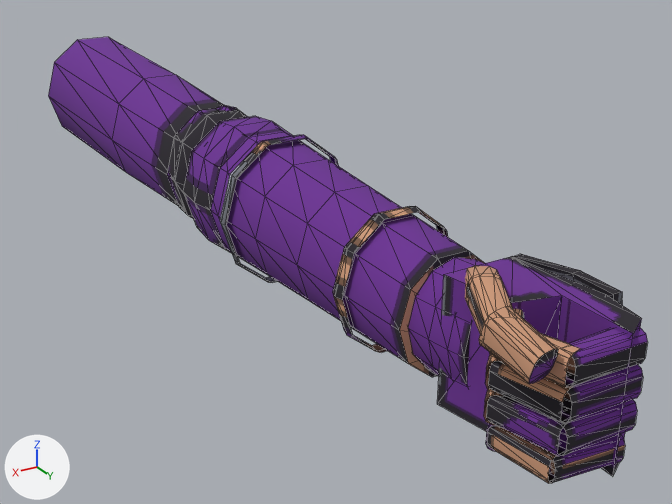
The glTF model templates/models/gauntlets/runebound/runebound_L.glb: old version first, new version second.
One viewpoint serves both versions: a 50 mm lens placed at (0.272, 0.319, 0.22), pointed at (-0.045, -0.209, -0.044). Arrows for +X, +Y and +Z are at lower left; the lights stay in place. The picture after the commit comes second. Mesh edges are drawn as thin lines. Vertices at exactly the same position are counted once.

Objects in the first picture: 'runebound_L mesh'.
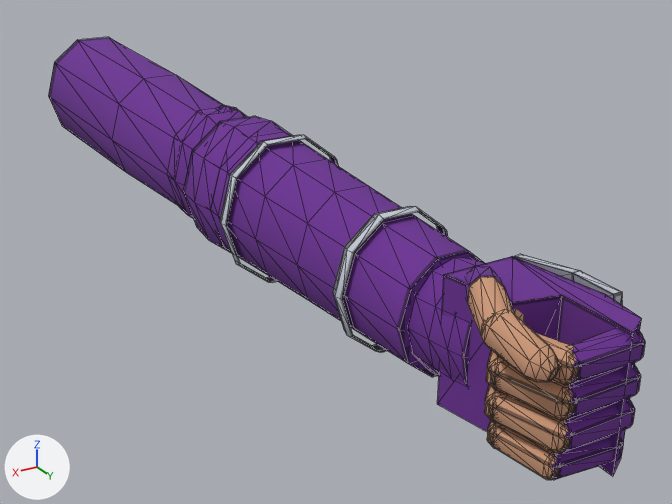
What differs and where, as boxes [x1, y1, x2, y2] in the pictures (672 x 504 px; the box of a moved part takes in the faces that stretch with it):
'runebound_L mesh', reshaped
    before: [48, 37, 648, 483]
    after: [48, 37, 645, 480]
part 1 of me_runebound_l, rebuilt (6% shorter)
    before: [488, 361, 573, 423]
    after: [492, 362, 575, 420]
part 2 of me_runebound_l, rebuilt (11% narrower, 8% shorter)
    before: [565, 327, 648, 387]
    after: [571, 329, 645, 384]
part 3 of me_runebound_l, rebuilt (mostly hidden)
    before: [486, 423, 497, 452]
    after: [487, 420, 503, 449]
part 4 of me_runebound_l, rebuilt (10% narrower)
    before: [557, 400, 637, 456]
    after: [563, 398, 635, 452]
part 5 of me_runebound_l, rebuilt (mostly hidden)
    before: [490, 309, 524, 359]
    after: [499, 309, 524, 357]
part 6 of me_runebound_l, rebuilt
    before: [487, 426, 557, 483]
    after: [491, 426, 559, 480]
part 7 of me_runebound_l, rebuilt
    before: [479, 307, 558, 384]
    after: [481, 309, 559, 382]
part 8 of me_runebound_l, rebuilt (6% narrower, 8% shorter)
    before: [548, 435, 625, 483]
    after: [551, 436, 623, 480]
part 9 of me_runebound_l, added
    after: [484, 384, 508, 423]
part 10 of me_runebound_l, added
    after: [465, 266, 502, 301]
part 11 of me_runebound_l, moved or reshaped
    before: [465, 266, 643, 456]
    after: [467, 276, 641, 453]
part 12 of me_runebound_l, surface changed
    both: [48, 37, 641, 476]

The edits, one by one:
me_runebound_l is used by ob_runebound_l_mesh; location (0.0, 0.0, 0.0).
me_runebound_l had 894 vertices, 1382 faces and spanned x -0.058..0.05, y -0.6..0.088, z -0.051..0.051.
me_runebound_l now has 1174 vertices, 2192 faces and spans x -0.058..0.05, y -0.6..0.088, z -0.051..0.051.
me_runebound_l part 1: the loose piece of 24 vertices spanning x 0.01..0.032, y 0.046..0.085, z 0.0..0.017 is rebuilt with 40 vertices and now spans x 0.01..0.032, y 0.047..0.087, z 0.0..0.017.
me_runebound_l part 2: the loose piece of 24 vertices spanning x -0.02..0.02, y 0.073..0.088, z 0.017..0.034 is rebuilt with 40 vertices and now spans x -0.024..0.02, y 0.073..0.088, z 0.017..0.034.
me_runebound_l part 3: the loose piece of 24 vertices spanning x 0.001..0.029, y 0.03..0.056, z -0.032..-0.019 is rebuilt with 48 vertices and now spans x 0.0..0.028, y 0.03..0.055, z -0.032..-0.019.
me_runebound_l part 4: the loose piece of 24 vertices spanning x -0.02..0.02, y 0.073..0.088, z -0.017..0.0 is rebuilt with 40 vertices and now spans x -0.024..0.02, y 0.073..0.088, z -0.017..0.0.
me_runebound_l part 5: the loose piece of 24 vertices spanning x 0.003..0.032, y 0.028..0.058, z 0.018..0.033 is rebuilt with 48 vertices and now spans x 0.003..0.032, y 0.028..0.057, z 0.018..0.033.
me_runebound_l part 6: the loose piece of 24 vertices spanning x 0.011..0.029, y 0.046..0.082, z -0.032..-0.019 is rebuilt with 40 vertices and now spans x 0.012..0.028, y 0.046..0.083, z -0.032..-0.019.
me_runebound_l part 7: the loose piece of 24 vertices spanning x 0.025..0.044, y 0.052..0.085, z 0.022..0.046 is rebuilt with 48 vertices and now spans x 0.026..0.044, y 0.05..0.088, z 0.023..0.046.
me_runebound_l part 8: the loose piece of 24 vertices spanning x -0.018..0.021, y 0.072..0.087, z -0.033..-0.018 is rebuilt with 40 vertices and now spans x -0.02..0.021, y 0.072..0.087, z -0.033..-0.018.
me_runebound_l part 9: a new loose piece of 48 vertices spanning x 0.003..0.032, y 0.028..0.057, z -0.016..-0.001, in mat_retro (picture img_image_0).
me_runebound_l part 10: a new loose piece of 40 vertices spanning x -0.002..0.031, y 0.002..0.041, z 0.021..0.048, in mat_retro (picture img_image_0).
me_runebound_l part 11: 11 vertices moved from x 0.003..0.023, y 0.031..0.085, z -0.016..0.029 to x -0.024..0.032, y 0.053..0.085, z -0.012..0.029; 156 vertices removed from x -0.02..0.044, y 0.002..0.088, z -0.016..0.049; 196 vertices added at x -0.024..0.043, y 0.026..0.088, z -0.016..0.049.
me_runebound_l part 12: 831 kept faces spanning x -0.058..0.05, y -0.6..0.088, z -0.051..0.051 get new texture (UV) coordinates.
